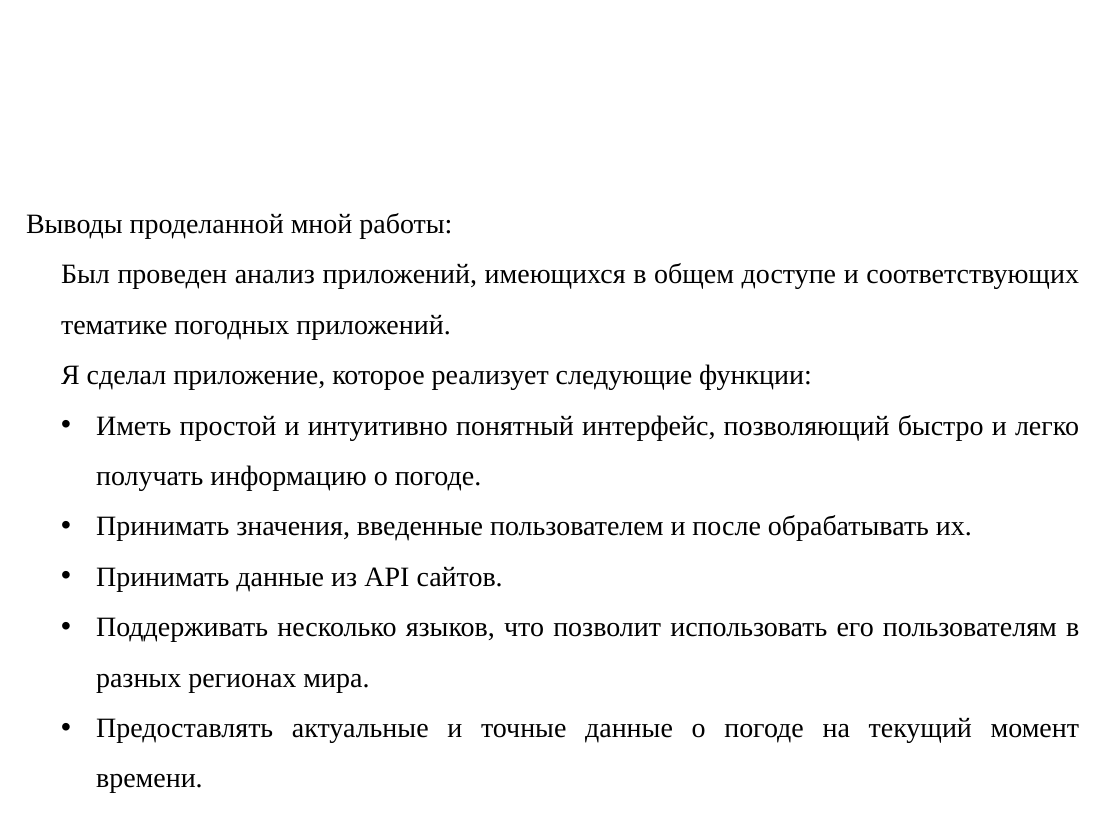
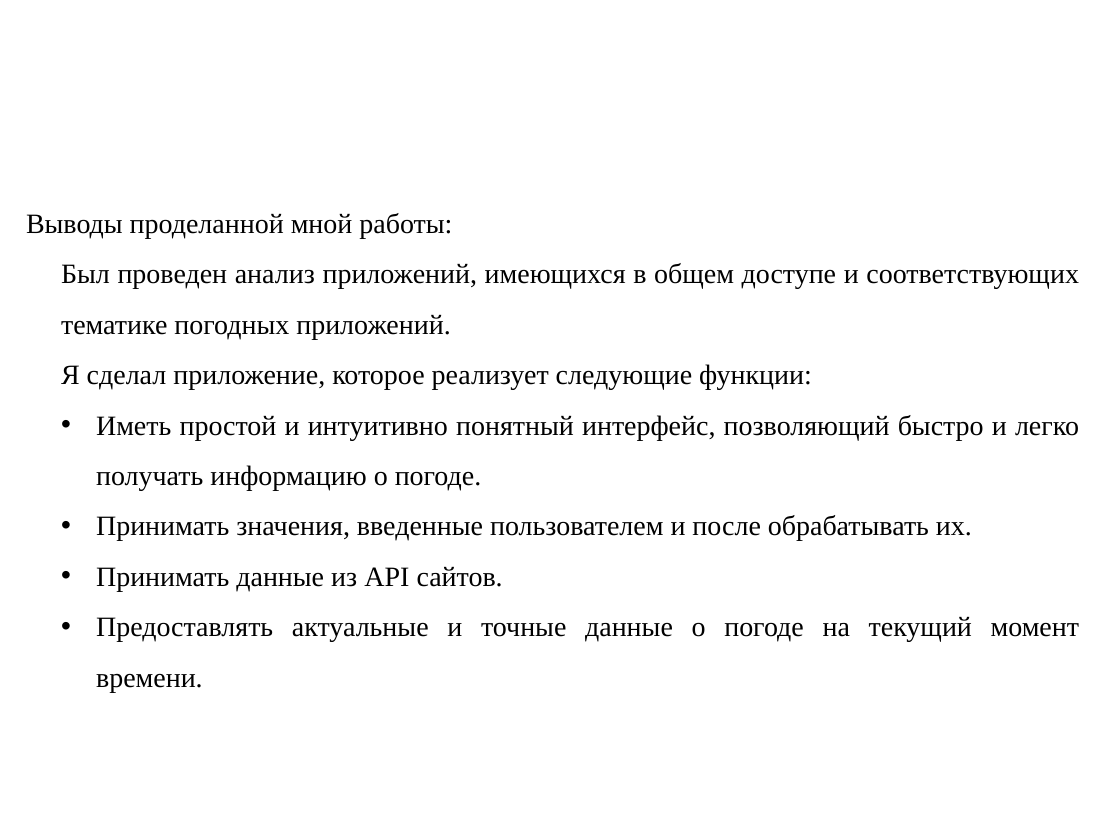
Before and after one commit to rad1anttt/kursa4-_-, a slide deck: slide 12 of Кузьмин презентация.pptx. Drawn at 1120x840 pixels with LibreOffice and Linux fonts; fonts in the diff are those of the drawing; background and template pictures are left out. Boxes give left, top, right and bottom in pixels: in the first picture for what was removed or moved away, otherwise in the second. Text is boxed around its words. In the diff, an @@ line names an element or a change of style, - is before the commit and + after.

```diff
--- a/Кузьмин презентация.pptx
+++ b/Кузьмин презентация.pptx
@@ text at [96, 617, 1079, 692]: paragraph removed @@
-• Поддерживать несколько языков, что позволит использовать его пользователям в разных регионах мира.
```
Also in this commit, not shown: 1 other slide changed.
